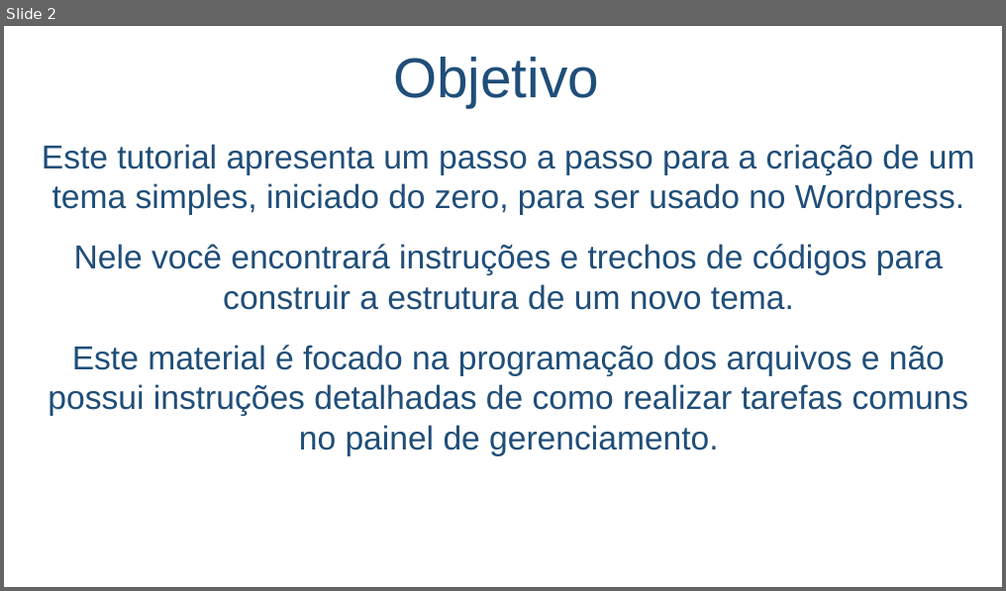
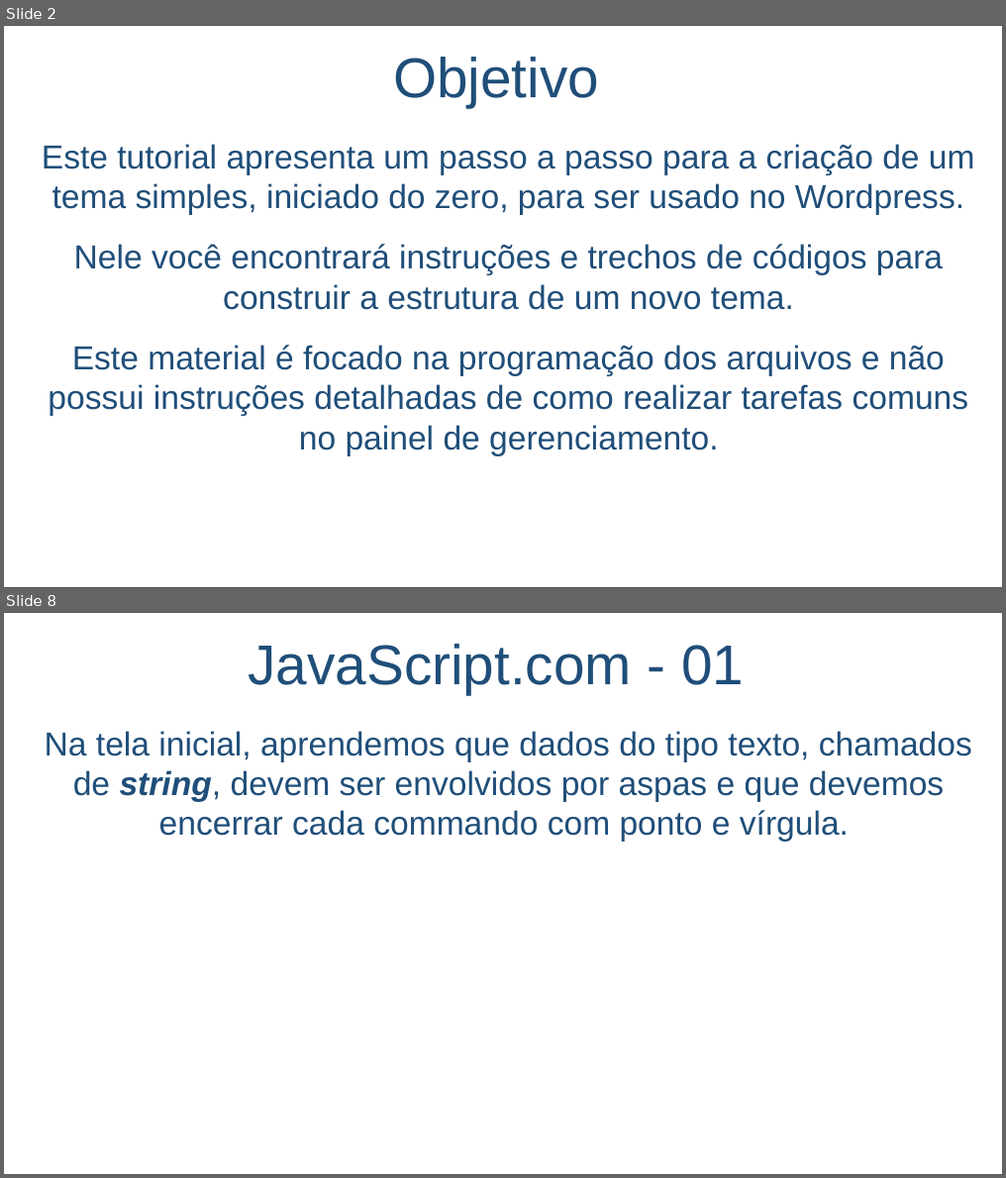
Before and after one commit to salmo-jr/public-slides, a slide deck: javascript-introducao.pptx. Shown one above the other, each under a label of ours: slide 2 before the commit, slides 2 and 8 after it; the slides between them are not shown. The pictures are 1006x591 and 1006x1178 pixels, drawn with LibreOffice and Linux fonts; fonts in the diff are those of the drawing; background and template pictures are left out. Boxes give left, top, right and bottom in pixels: in the first picture for what was removed or moved away, otherwise in the second. Text is boxed around its words. In the diff, an @@ line names an element or a change of style, - is before the commit and + after.

```diff
--- a/javascript-introducao.pptx
+++ b/javascript-introducao.pptx
@@ slide 8 added at <box>4,613,1002,1174</box>, background picture (left out) @@
@@ title added at <box>249,644,744,694</box>, 54 pt, text #1F4E79 @@
+JavaScript.com - 01
@@ text added at <box>45,731,972,842</box>, 32 pt, text #1F4E79 @@
+Na tela inicial, aprendemos que dados do tipo texto, chamados de string, devem ser envolvidos por aspas e que devemos encerrar cada commando com ponto e vírgula.
```
Also in this commit, not shown: 3 slides changed, 7 other slides added, 43 slides removed.
